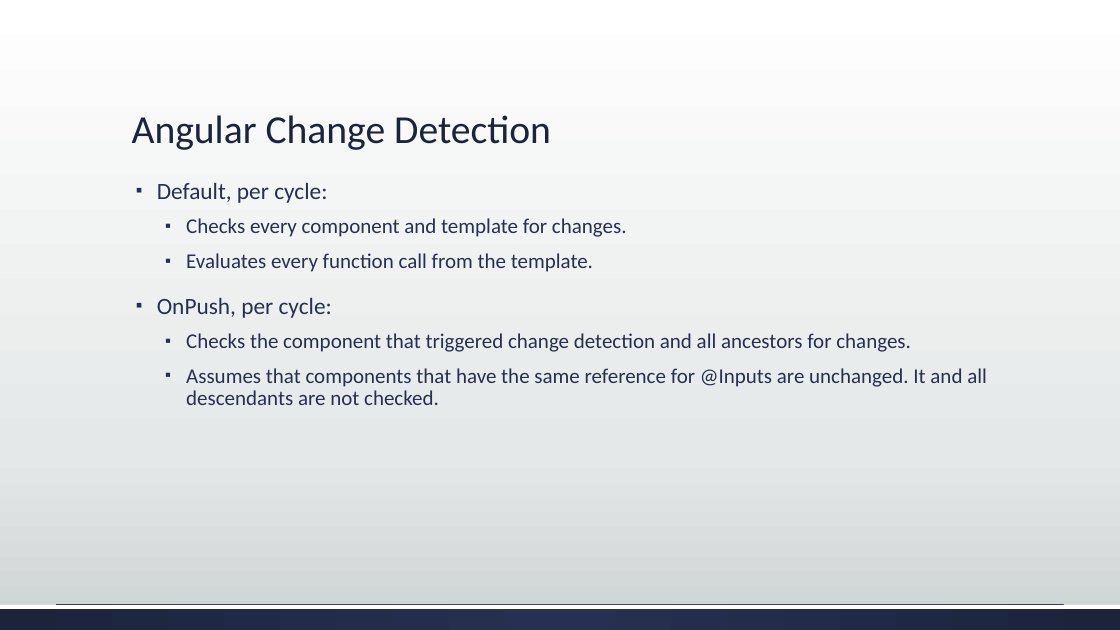
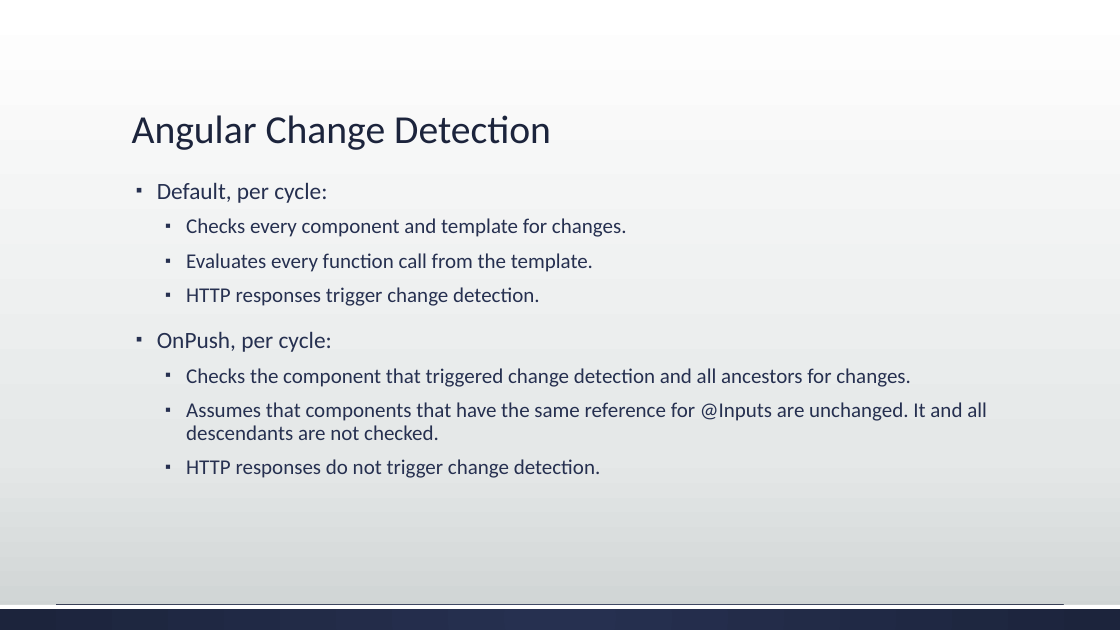
Before and after one commit to kusnierj/kla-onpush-workshop, a slide deck: slide 3 of OnPush Workshop.pptx (slide 2 before the commit). Drawn at 1120x630 pixels with LibreOffice and Linux fonts; fonts in the diff are those of the drawing. Boxes give left, top, right and bottom in pixels: in the first picture for what was removed or moved away, otherwise in the second. Text is boxed around its words. In the diff, an @@ line names an element or a change of style, - is before the commit and + after.

```diff
--- a/OnPush Workshop.pptx
+++ b/OnPush Workshop.pptx
@@ text at (x1=186, y1=287, x2=540, y2=306): paragraph added @@
+  ▪ HTTP responses trigger change detection.
@@ text at (x1=186, y1=459, x2=601, y2=478): paragraph added @@
+  ▪ HTTP responses do not trigger change detection.
```
Also in this commit, not shown: 1 other slide changed, 1 slide added.
